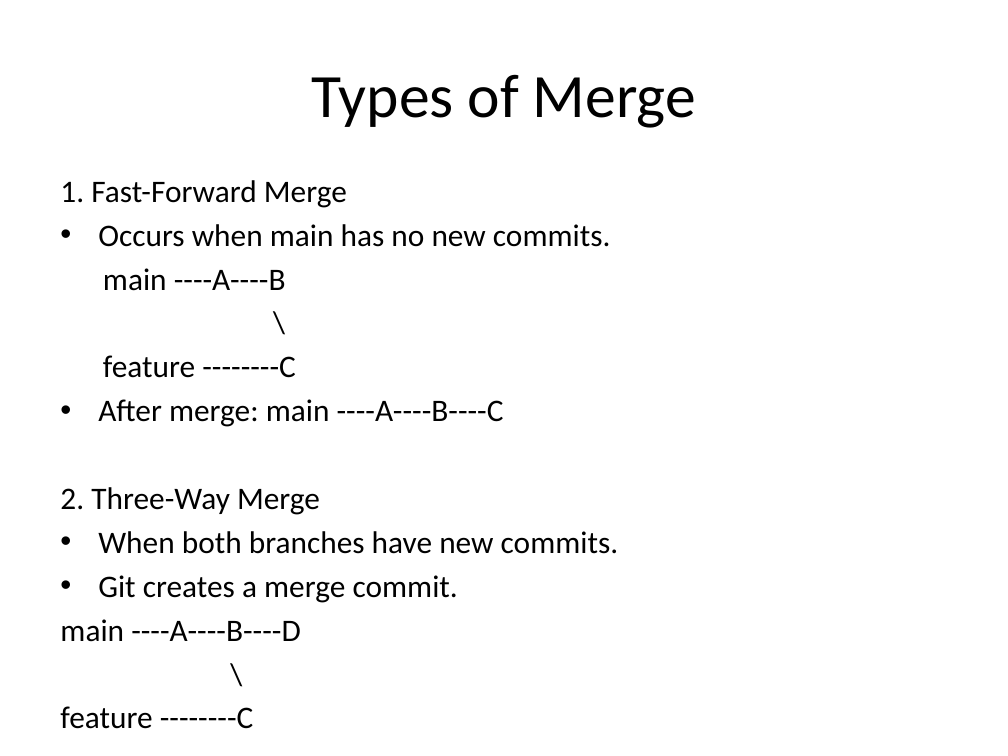
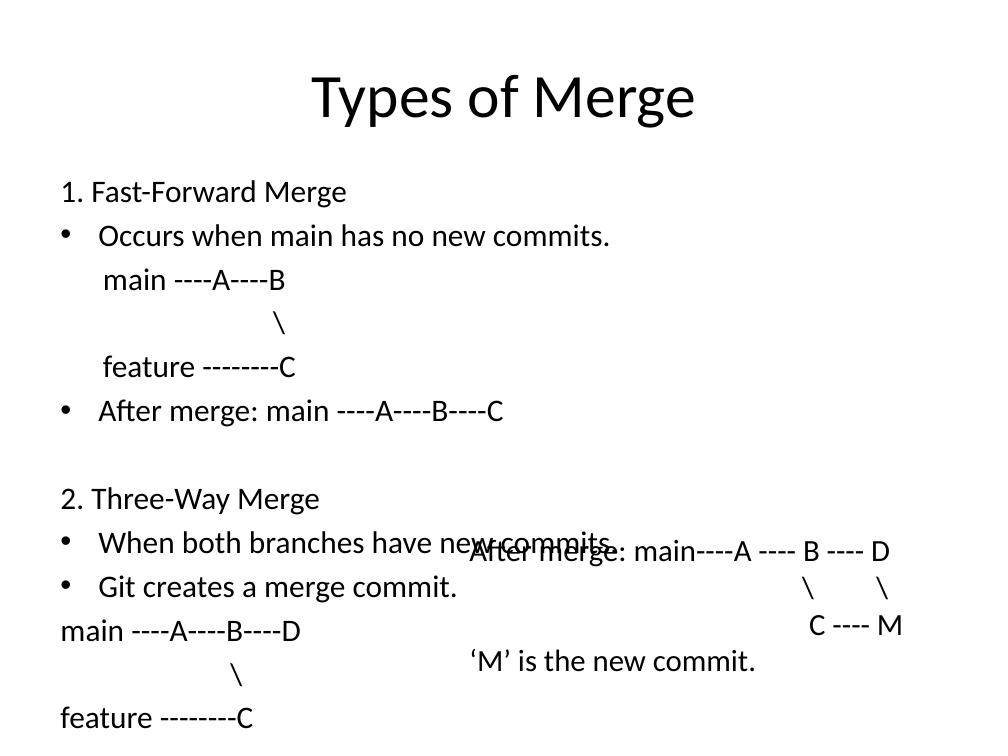
Before and after one commit to AdithyaG-911/DS-AI-ML, a slide deck: slide 7 of data/Git_Advanced_Presentation.pptx. Drawn at 1008x756 pixels with LibreOffice and Linux fonts; fonts in the diff are those of the drawing. Boxes give left, top, right and bottom in pixels: in the first picture for what was removed or moved away, otherwise in the second. Text is boxed around its words. In the diff, an @@ line names an element or a change of style, - is before the commit and + after.

```diff
--- a/data/Git_Advanced_Presentation.pptx
+++ b/data/Git_Advanced_Presentation.pptx
@@ text added at (469, 535, 903, 672), 22 pt, text #000000 @@
+After merge: main----A ---- B ---- D
+\ \
+C ---- M
+‘M’ is the new commit.
```
Also in this commit, not shown: 2 other slides changed, 14 other files.
